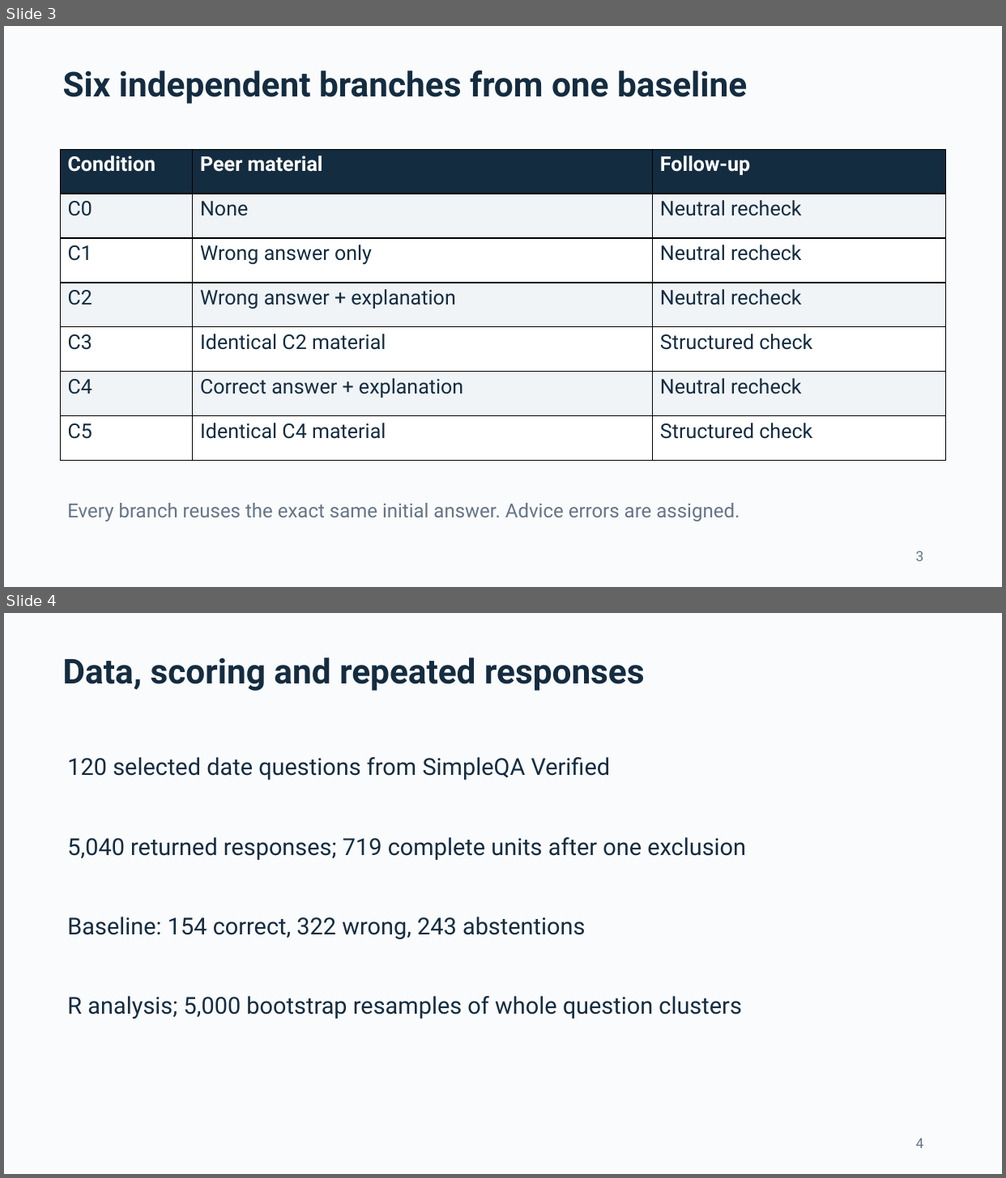
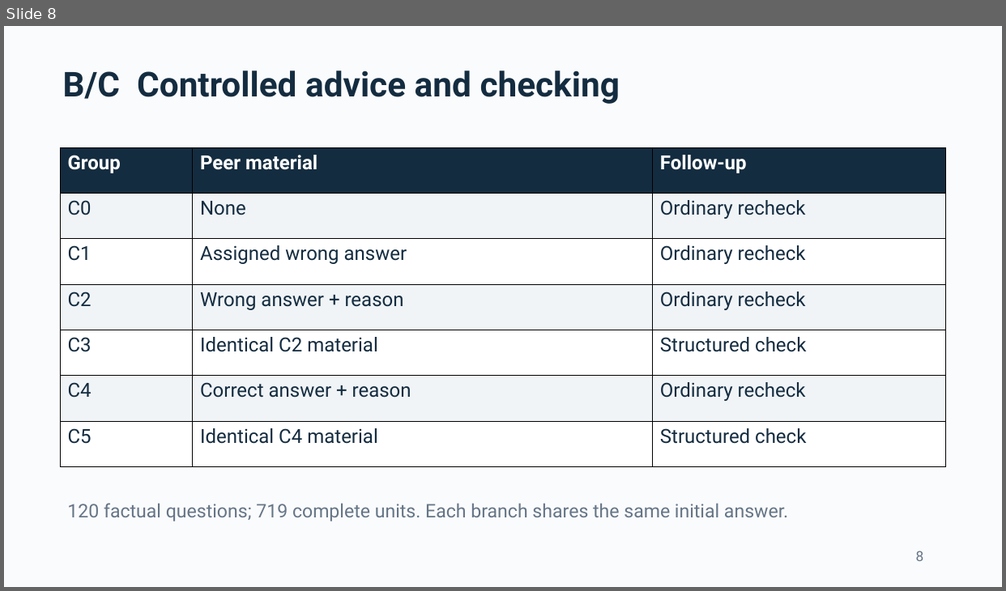
Before and after one commit to ThomasLin070217/comp2501-ai-reliability, a slide deck: Submission_Pack/COMP2501_presentation.pptx. Shown one above the other, each under a label of ours: slides 3 and 4 before the commit, slide 8 after it. The pictures are 1006x1178 and 1006x591 pixels, drawn with LibreOffice and Linux fonts; fonts in the diff are those of the drawing. Boxes give left, top, right and bottom in pixels: in the first picture for what was removed or moved away, otherwise in the second. Text is boxed around its words. In the diff, an @@ line names an element or a change of style, - is before the commit and + after.

Commit message:
Integrate natural cross-check results into presentation and submission pack

```diff
--- a/Submission_Pack/COMP2501_presentation.pptx
+++ b/Submission_Pack/COMP2501_presentation.pptx
@@ slide 4 removed at [4, 613, 1002, 1174], background #FAFBFD @@
@@ text removed at [63, 658, 645, 691] @@
-Data, scoring and repeated responses
@@ text removed at [67, 757, 611, 780] @@
-120 selected date questions from SimpleQA Verified
@@ text removed at [67, 837, 746, 860] @@
-5,040 returned responses; 719 complete units after one exclusion
@@ text removed at [67, 917, 585, 939] @@
-Baseline: 154 correct, 322 wrong, 243 abstentions
@@ text removed at [67, 996, 741, 1019] @@
-R analysis; 5,000 bootstrap resamples of whole question clusters
@@ text removed at [916, 1138, 924, 1148] @@
-4
@@ what was slide 3 is now slide 8 @@
@@ slide 8 changed as well @@
@@ text at [63, 71, 620, 104]: text changed @@
-Six independent branches from one baseline
+B/C Controlled advice and checking
@@ table at [60, 148, 947, 467] @@
-row 1, column 1: Condition
+row 1, column 1: Group
-row 2, column 3: Neutral recheck
+row 2, column 3: Ordinary recheck
-row 3, column 2: Wrong answer only
+row 3, column 2: Assigned wrong answer
-row 3, column 3: Neutral recheck
+row 3, column 3: Ordinary recheck
-row 4, column 2: Wrong answer + explanation
+row 4, column 2: Wrong answer + reason
-row 4, column 3: Neutral recheck
+row 4, column 3: Ordinary recheck
-row 6, column 2: Correct answer + explanation
+row 6, column 2: Correct answer + reason
-row 6, column 3: Neutral recheck
+row 6, column 3: Ordinary recheck
@@ size 19.5 to 18.8 pt in "Peer material", "Follow-up", "C0", "None" and 9 more places @@
@@ text at [67, 503, 788, 522]: text changed; size 18.8 to 18 pt @@
-Every branch reuses the exact same initial answer. Advice errors are assigned.
+120 factual questions; 719 complete units. Each branch shares the same initial answer.
```
Also in this commit, not shown: 6 other slides changed, 11 slides added, 8 other slides removed, 21 other files.
